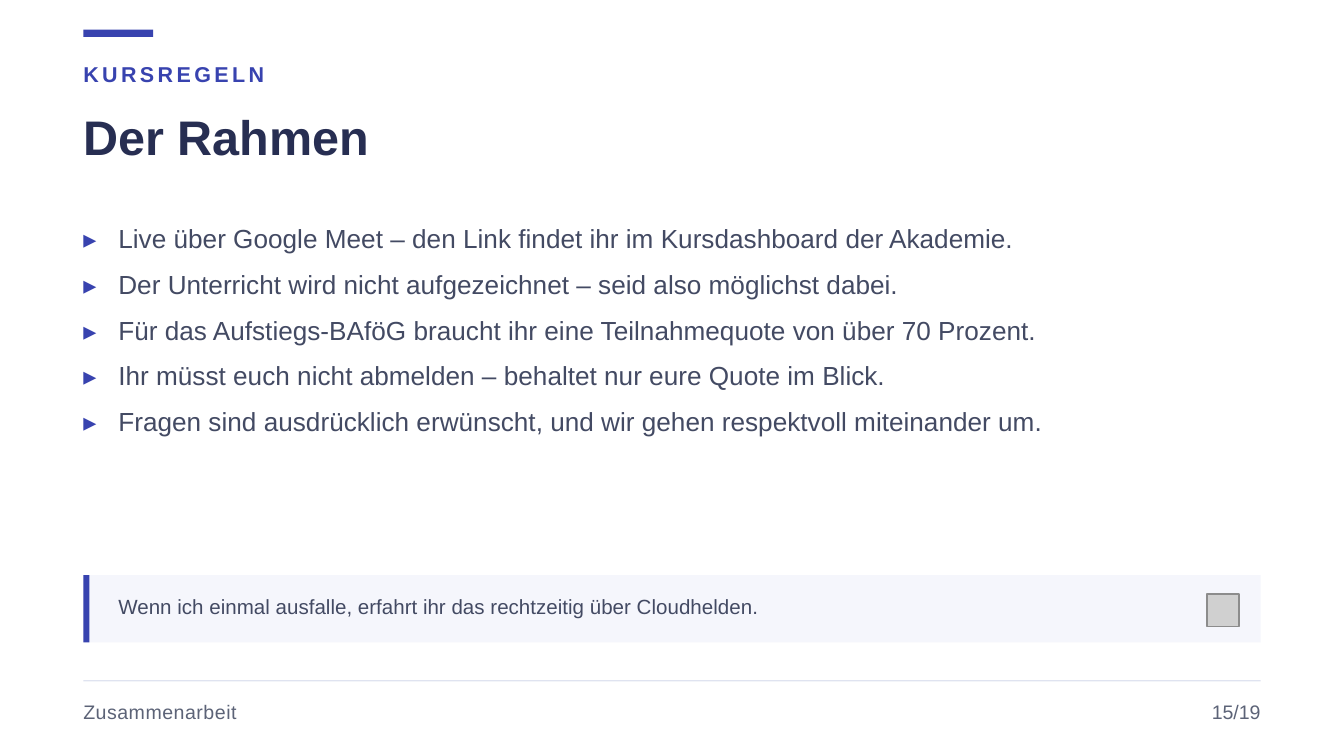
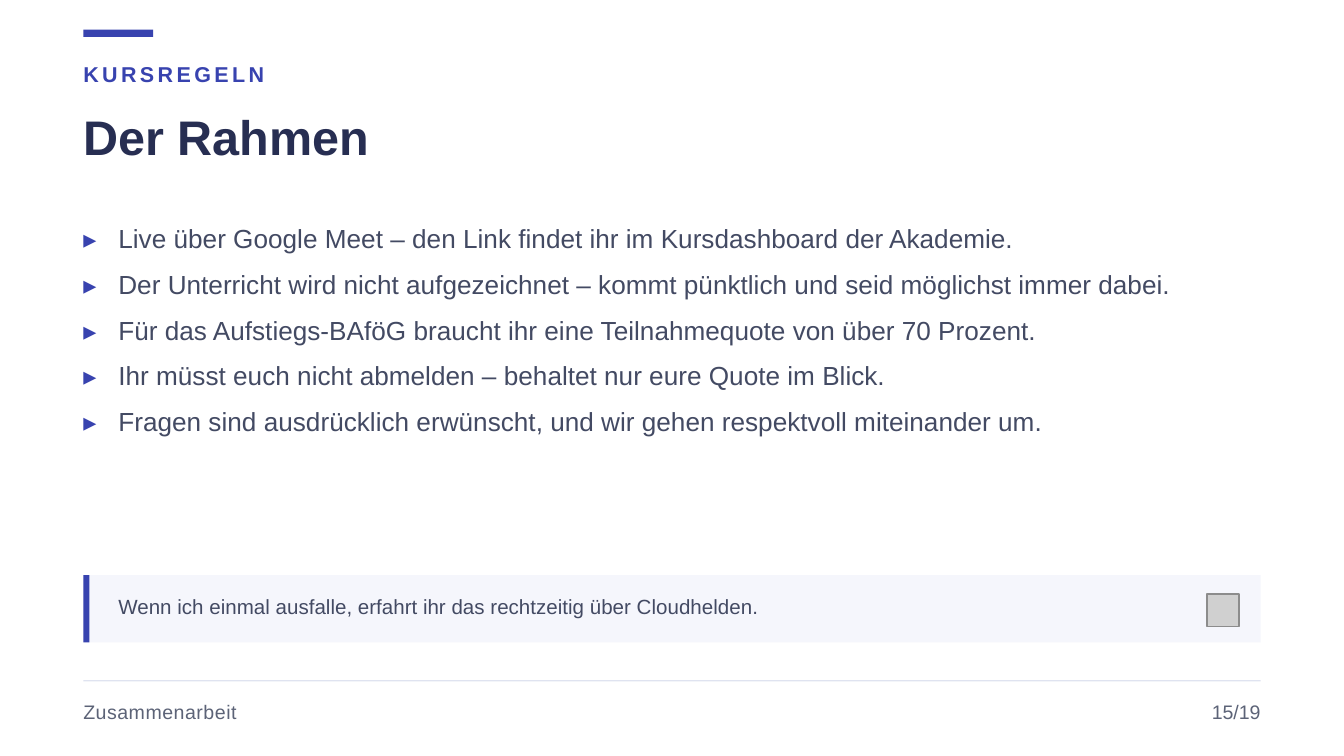
Before and after one commit to JacobMenge/kurs-unterlagen, a slide deck: slide 19 of folien/dist/00-orientierung.pptx. Drawn at 1344x756 pixels with LibreOffice and Linux fonts; fonts in the diff are those of the drawing; grey boxes stand for pictures. Boxes give left, top, right and bottom in pixels: in the first picture for what was removed or moved away, otherwise in the second. Text is boxed around its words. In the diff, an @@ line names an element or a change of style, - is before the commit and + after.

Commit message:
folien: prüfungstermin und pünktlichkeit aus dem dozenten-briefing ergänzt

```diff
--- a/folien/dist/00-orientierung.pptx
+++ b/folien/dist/00-orientierung.pptx
@@ text at box(118, 275, 1169, 300): text changed @@
-▸ Der Unterricht wird nicht aufgezeichnet – seid also möglichst dabei.
+▸ Der Unterricht wird nicht aufgezeichnet – kommt pünktlich und seid möglichst immer dabei.
```
Also in this commit, not shown: 3 other slides changed, 1 other file.
